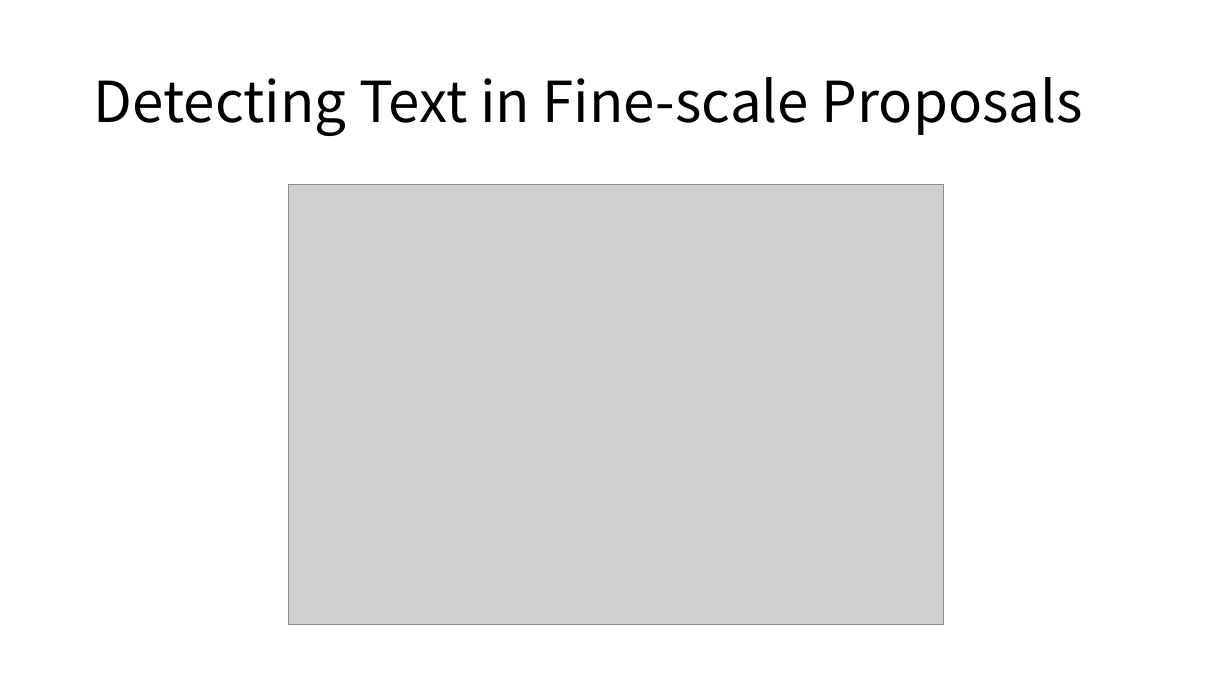
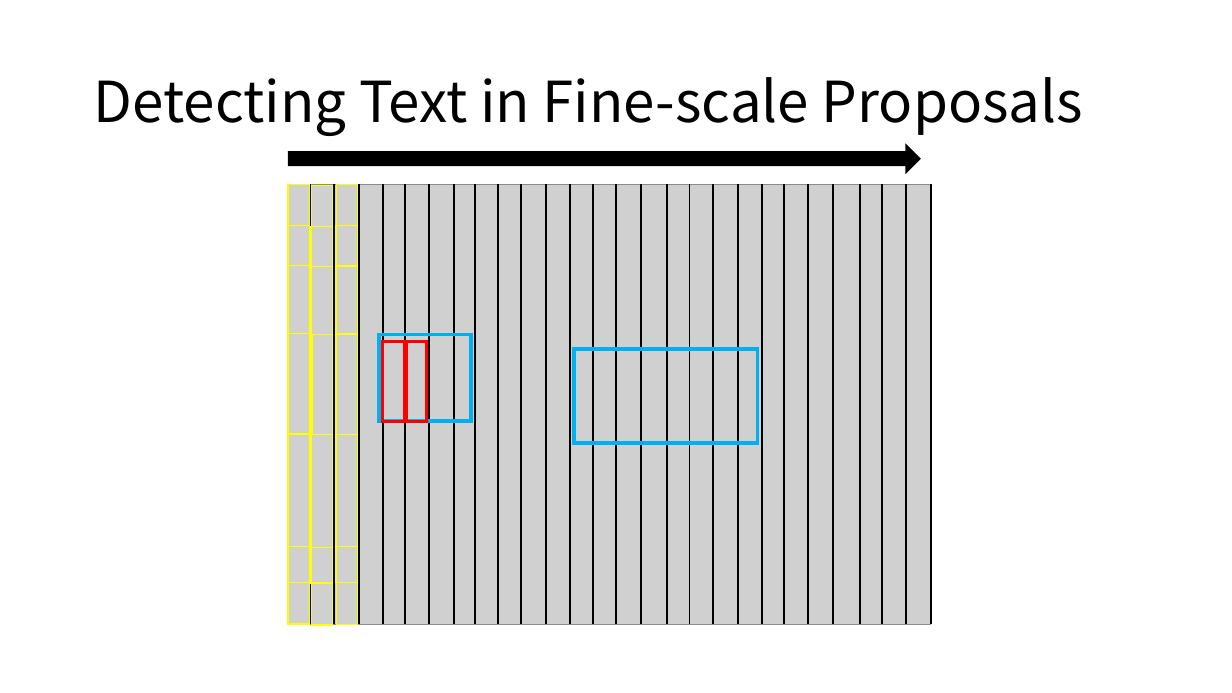
Before and after one commit to GreenGarnets/seminarPPTs, a slide deck: slide 10 of CTPN 2.pptx (slide 9 before the commit). Drawn at 1232x693 pixels with LibreOffice and Linux fonts; fonts in the diff are those of the drawing; grey boxes stand for pictures. Boxes give left, top, right and bottom in pixels: in the first picture for what was removed or moved away, otherwise in the second. Text is boxed around its words. In the diff, an @@ line names an element or a change of style, - is before the commit and + after.

```diff
--- a/CTPN 2.pptx
+++ b/CTPN 2.pptx
@@ right arrow added at [288,145,920,173], fill #000000, outline #000000 1 pt @@
@@ picture: place and size @@
-picture at [288,185,945,625]
+picture at [288,185,932,625]
@@ group added at [288,185,932,625]: 28 lines @@
@@ group added at [287,185,310,625]: 4 rectangles @@
@@ group added at [311,186,334,626]: 4 rectangles @@
@@ group added at [335,185,358,625]: 4 rectangles @@
@@ rectangle added at [379,335,470,421], outline #00B0F0 3 pt @@
@@ rectangle added at [383,342,407,421], outline #FF0000 2.25 pt @@
@@ rectangle added at [405,342,426,421], outline #FF0000 2.25 pt @@
@@ rectangle added at [574,348,758,443], outline #00B0F0 3 pt @@
```
Also in this commit, not shown: 1 other slide changed, 3 slides added.
